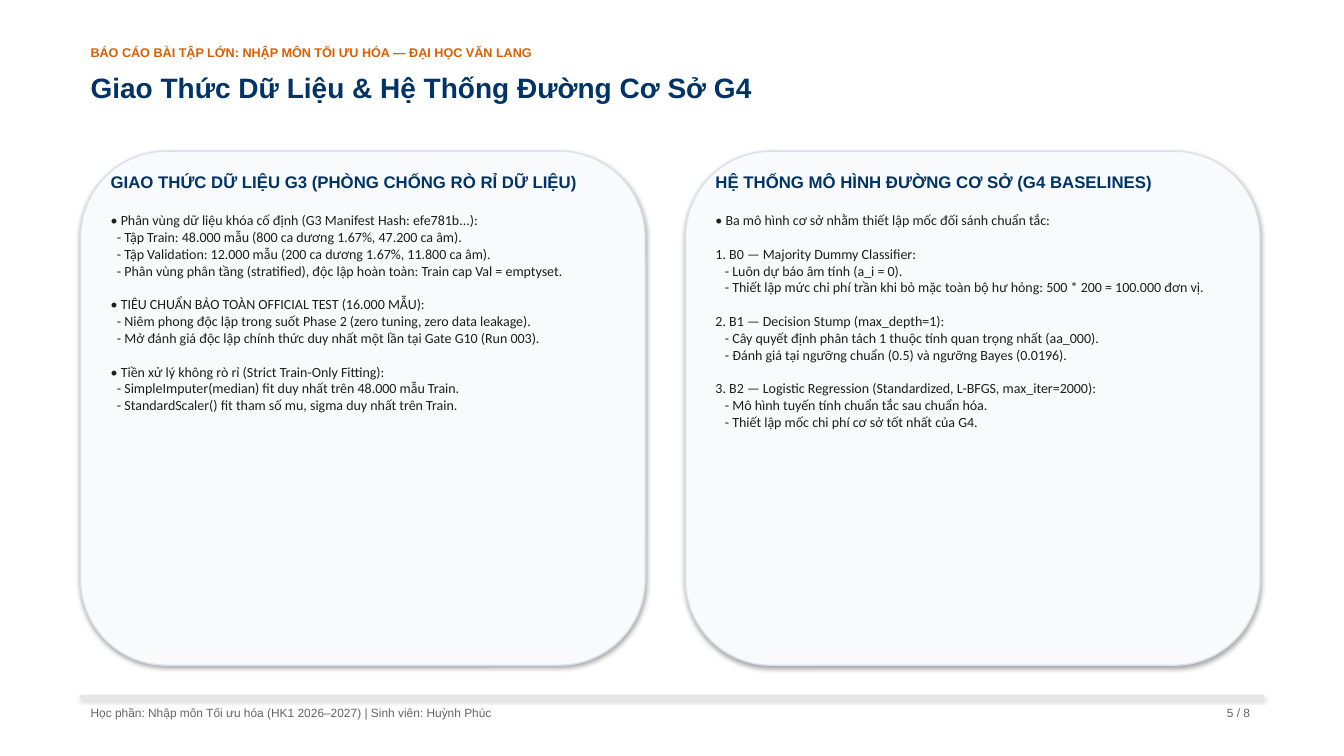
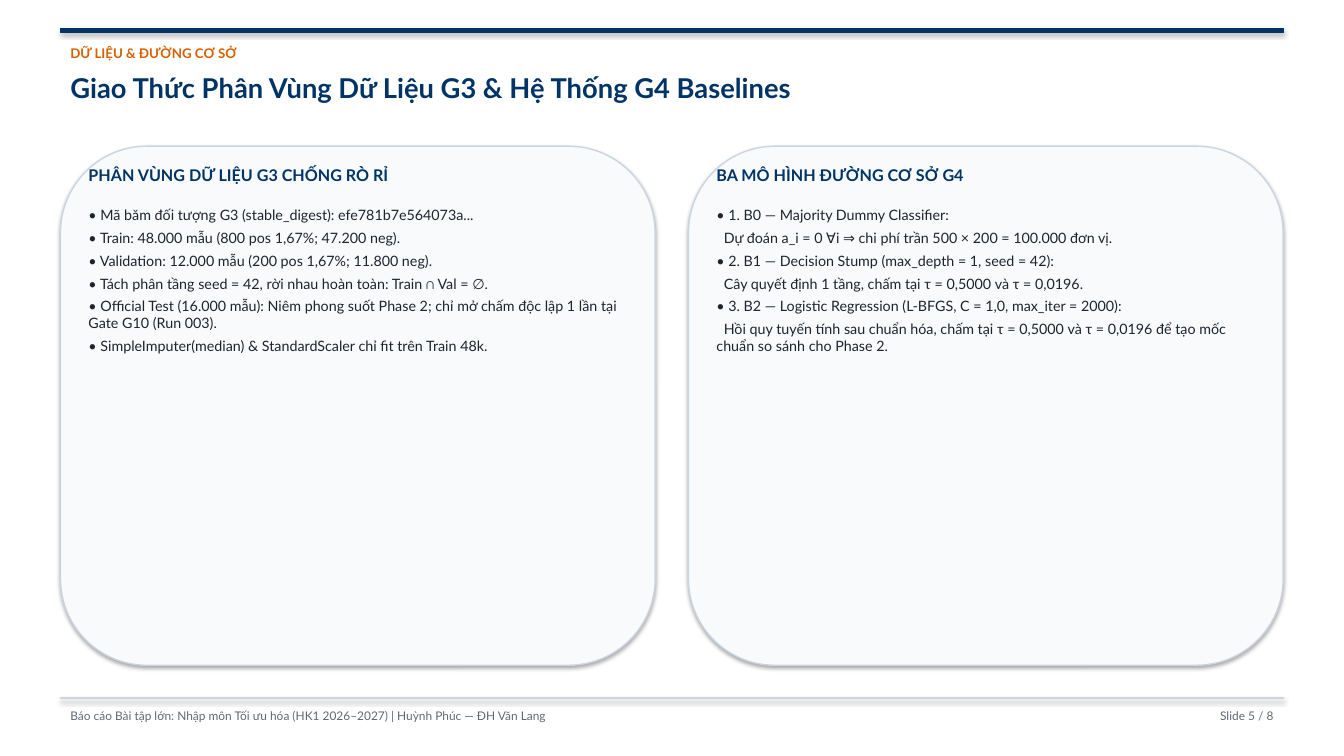
Before and after one commit to PhucHuynh16/Predictive-maintenance-cost-optimization, a slide deck: slide 5 of slides/SLIDES_THUYET_TRINH_SCANIA_APS.pptx. Drawn at 1344x756 pixels with LibreOffice and Linux fonts; fonts in the diff are those of the drawing. Boxes give left, top, right and bottom in pixels: in the first picture for what was removed or moved away, otherwise in the second. Text is boxed around its words. In the diff, an @@ line names an element or a change of style, - is before the commit and + after.

Commit message:
docs(acceptance): finalize compliance audit, dynamic demo validation, report/slides typography, and acceptance report

```diff
--- a/slides/SLIDES_THUYET_TRINH_SCANIA_APS.pptx
+++ b/slides/SLIDES_THUYET_TRINH_SCANIA_APS.pptx
@@ rectangle: place and size @@
-rectangle at (91, 47, 532, 60)
+rectangle at (60, 28, 1284, 32)
@@ rectangle at (60, 28, 1284, 32): fill none to #003366; outline none to #003366 0.75 pt; shadow on @@
@@ text at (70, 46, 237, 61): text changed; size 20 to 9.5 pt; font Arial to Lato; text colour #003366 to #D95F02 @@
-Giao Thức Dữ Liệu & Hệ Thống Đường Cơ Sở G4
+DỮ LIỆU & ĐƯỜNG CƠ SỞ
@@ text in rectangle at (91, 47, 532, 60): text removed @@
-BÁO CÁO BÀI TẬP LỚN: NHẬP MÔN TỐI ƯU HÓA — ĐẠI HỌC VĂN LANG
@@ text added at (70, 76, 791, 103), 19.5 pt, text #003366, bold @@
+Giao Thức Phân Vùng Dữ Liệu G3 & Hệ Thống G4 Baselines
@@ rounded rectangle: place and size @@
-rounded rectangle at (81, 151, 645, 665)
+rounded rectangle at (60, 146, 655, 665)
@@ rounded rectangle at (60, 146, 655, 665): outline #DAE1E9 1 pt to #CBD5E1 1 pt @@
@@ rounded rectangle at (689, 146, 1284, 665): outline #DAE1E9 1 pt to #CBD5E1 1 pt @@
@@ rounded rectangle: place and size @@
-rounded rectangle at (686, 151, 1260, 665)
+rounded rectangle at (689, 146, 1284, 665)
@@ text at (88, 166, 388, 184): text changed; size 12 to 11.5 pt; font Arial to Lato @@
-GIAO THỨC DỮ LIỆU G3 (PHÒNG CHỐNG RÒ RỈ DỮ LIỆU)
+PHÂN VÙNG DỮ LIỆU G3 CHỐNG RÒ RỈ
@@ text at (716, 166, 964, 181): text changed; size 12 to 11.5 pt; font Arial to Lato @@
-HỆ THỐNG MÔ HÌNH ĐƯỜNG CƠ SỞ (G4 BASELINES)
+BA MÔ HÌNH ĐƯỜNG CƠ SỞ G4
@@ text at (88, 208, 617, 354): text changed; size 10 to 10.2 pt; font Calibri to Lato; text colour #1E1E1E to #1E232D @@
-• Phân vùng dữ liệu khóa cố định (G3 Manifest Hash: efe781b...):
-- Tập Train: 48.000 mẫu (800 ca dương 1.67%, 47.200 ca âm).
-- Tập Validation: 12.000 mẫu (200 ca dương 1.67%, 11.800 ca âm).
-- Phân vùng phân tầng (stratified), độc lập hoàn toàn: Train cap Val = emptyset.
-• TIÊU CHUẨN BẢO TOÀN OFFICIAL TEST (16.000 MẪU):
-- Niêm phong độc lập trong suốt Phase 2 (zero tuning, zero data leakage).
-- Mở đánh giá độc lập chính thức duy nhất một lần tại Gate G10 (Run 003).
-• Tiền xử lý không rò rỉ (Strict Train-Only Fitting):
-- SimpleImputer(median) fit duy nhất trên 48.000 mẫu Train.
-- StandardScaler() fit tham số mu, sigma duy nhất trên Train.
+• Mã băm đối tượng G3 (stable_digest): efe781b7e564073a...
+• Train: 48.000 mẫu (800 pos 1,67%; 47.200 neg).
+• Validation: 12.000 mẫu (200 pos 1,67%; 11.800 neg).
+• Tách phân tầng seed = 42, rời nhau hoàn toàn: Train ∩ Val = ∅.
+• Official Test (16.000 mẫu): Niêm phong suốt Phase 2; chỉ mở chấm độc lập 1 lần tại Gate G10 (Run 003).
+• SimpleImputer(median) & StandardScaler chỉ fit trên Train 48k.
@@ text at (716, 209, 1226, 351): text changed; size 10 to 10.2 pt; font Calibri to Lato; text colour #1E1E1E to #1E232D @@
-• Ba mô hình cơ sở nhằm thiết lập mốc đối sánh chuẩn tắc:
-1. B0 — Majority Dummy Classifier:
-- Luôn dự báo âm tính (a_i = 0).
-- Thiết lập mức chi phí trần khi bỏ mặc toàn bộ hư hỏng: 500 * 200 = 100.000 đơn vị.
-2. B1 — Decision Stump (max_depth=1):
-- Cây quyết định phân tách 1 thuộc tính quan trọng nhất (aa_000).
-- Đánh giá tại ngưỡng chuẩn (0.5) và ngưỡng Bayes (0.0196).
-3. B2 — Logistic Regression (Standardized, L-BFGS, max_iter=2000):
-- Mô hình tuyến tính chuẩn tắc sau chuẩn hóa.
-- Thiết lập mốc chi phí cơ sở tốt nhất của G4.
+• 1. B0 — Majority Dummy Classifier:
+Dự đoán a_i = 0 ∀i ⇒ chi phí trần 500 × 200 = 100.000 đơn vị.
+• 2. B1 — Decision Stump (max_depth = 1, seed = 42):
+Cây quyết định 1 tầng, chấm tại τ = 0,5000 và τ = 0,0196.
+• 3. B2 — Logistic Regression (L-BFGS, C = 1,0, max_iter = 2000):
+Hồi quy tuyến tính sau chuẩn hóa, chấm tại τ = 0,5000 và τ = 0,0196 để tạo mốc chuẩn so sánh cho Phase 2.
@@ rectangle: place and size @@
-rectangle at (81, 696, 1263, 698)
+rectangle at (60, 698, 1284, 699)
@@ rectangle at (60, 698, 1284, 699): fill #E6E6E6 to #CBD5E1; outline #E6E6E6 0.75 pt to #CBD5E1 0.75 pt @@
@@ text at (70, 710, 546, 722): text changed; font Arial to Lato; text colour #646464 to #5F6973 @@
-Học phần: Nhập môn Tối ưu hóa (HK1 2026–2027) | Sinh viên: Huỳnh Phúc
+Báo cáo Bài tập lớn: Nhập môn Tối ưu hóa (HK1 2026–2027) | Huỳnh Phúc — ĐH Văn Lang
@@ text at (1220, 711, 1274, 720): text changed; font Arial to Lato; text colour #646464 to #5F6973 @@
-5 / 8
+Slide 5 / 8
```
Also in this commit, not shown: 4 other slides changed, 3 slides added, 3 slides removed, 14 other files.
